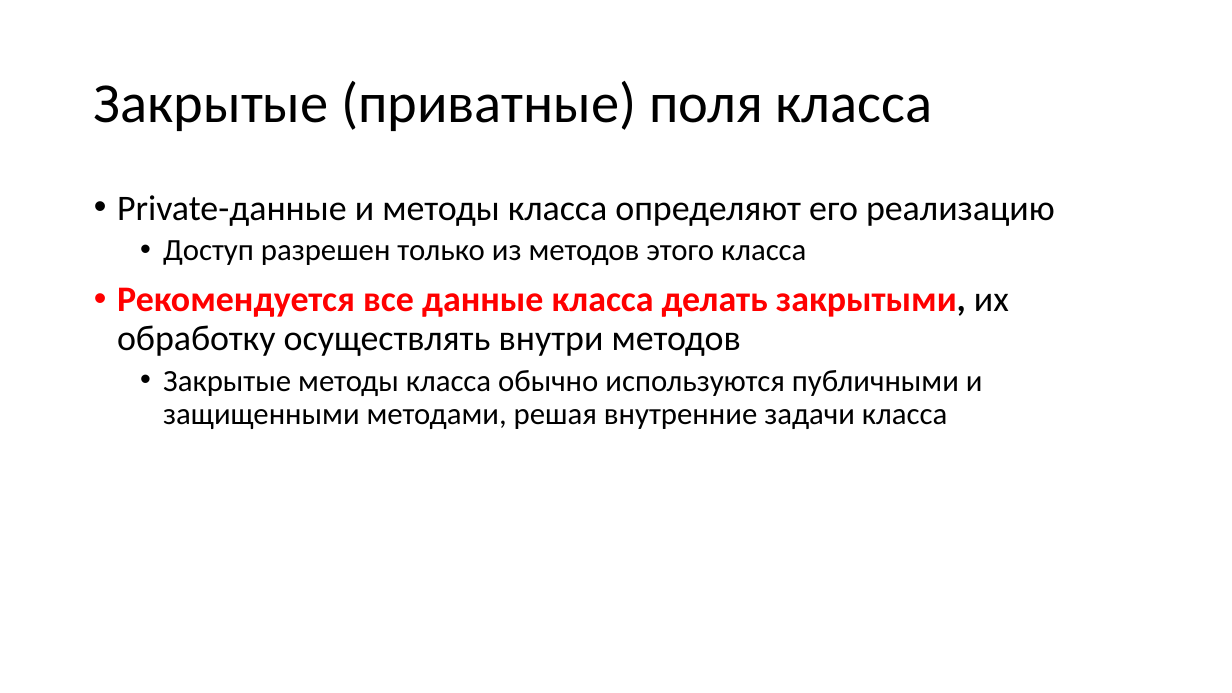
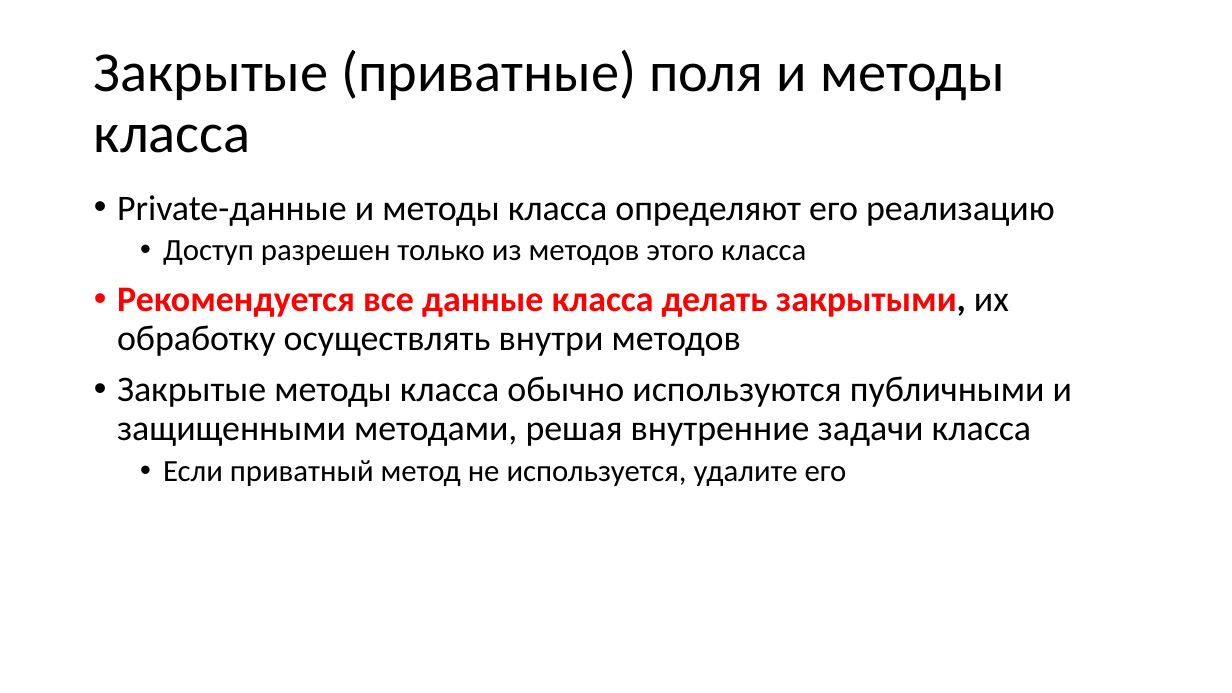
Before and after one commit to alexey-malov/oop, a slide deck: slide 53 of lectures/02/Основы ООП.pptx. Drawn at 1232x693 pixels with LibreOffice and Linux fonts; fonts in the diff are those of the drawing. Boxes give left, top, right and bottom in pixels: in the first picture for what was removed or moved away, otherwise in the second. Text is boxed around its words. In the diff, an @@ line names an element or a change of style, - is before the commit and + after.

```diff
--- a/lectures/02/Основы ООП.pptx
+++ b/lectures/02/Основы ООП.pptx
@@ title at (94, 50, 1005, 153): text changed @@
-Закрытые (приватные) поля класса
+Закрытые (приватные) поля и методы класса
@@ text at (117, 376, 1072, 446): size 24 to 28 pt in "Закрытые методы класса обычно используются публичными и ..."; list level 2 to 1 in "Закрытые методы класса обычно используются ..." @@
@@ text at (163, 460, 847, 486): paragraph added @@
+  • Если приватный метод не используется, удалите его
```
Also in this commit, not shown: 8 other slides changed, 12 slides added, 4 slides removed, 12 other files.
